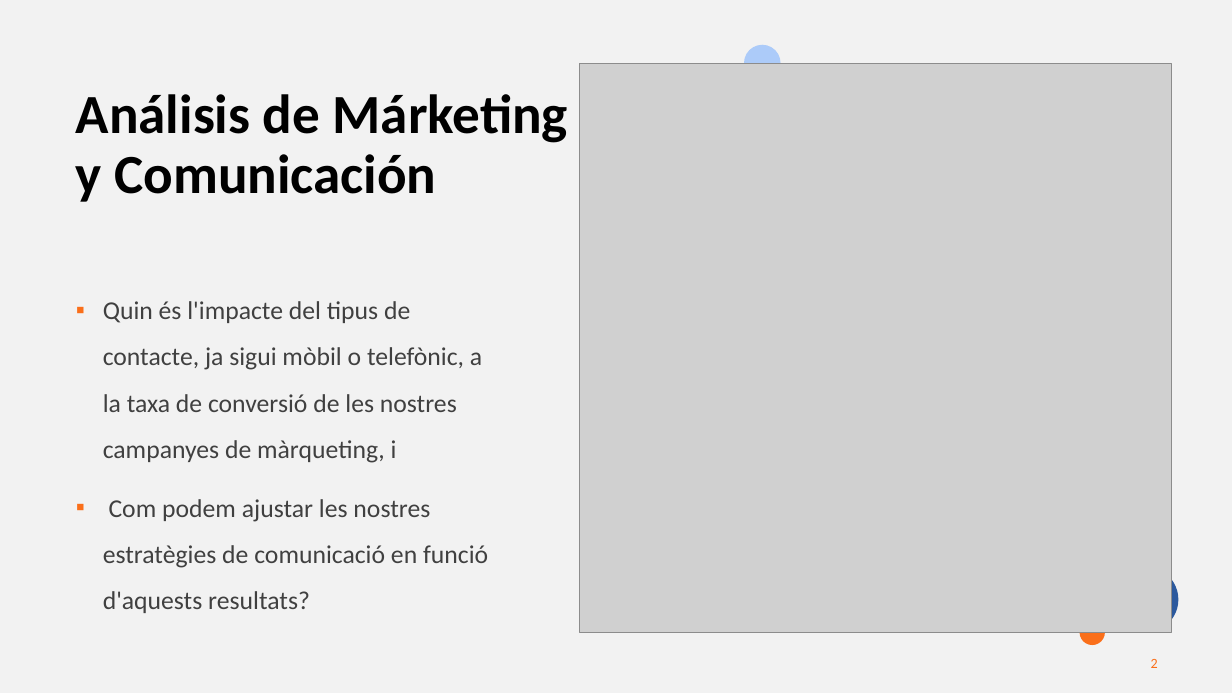
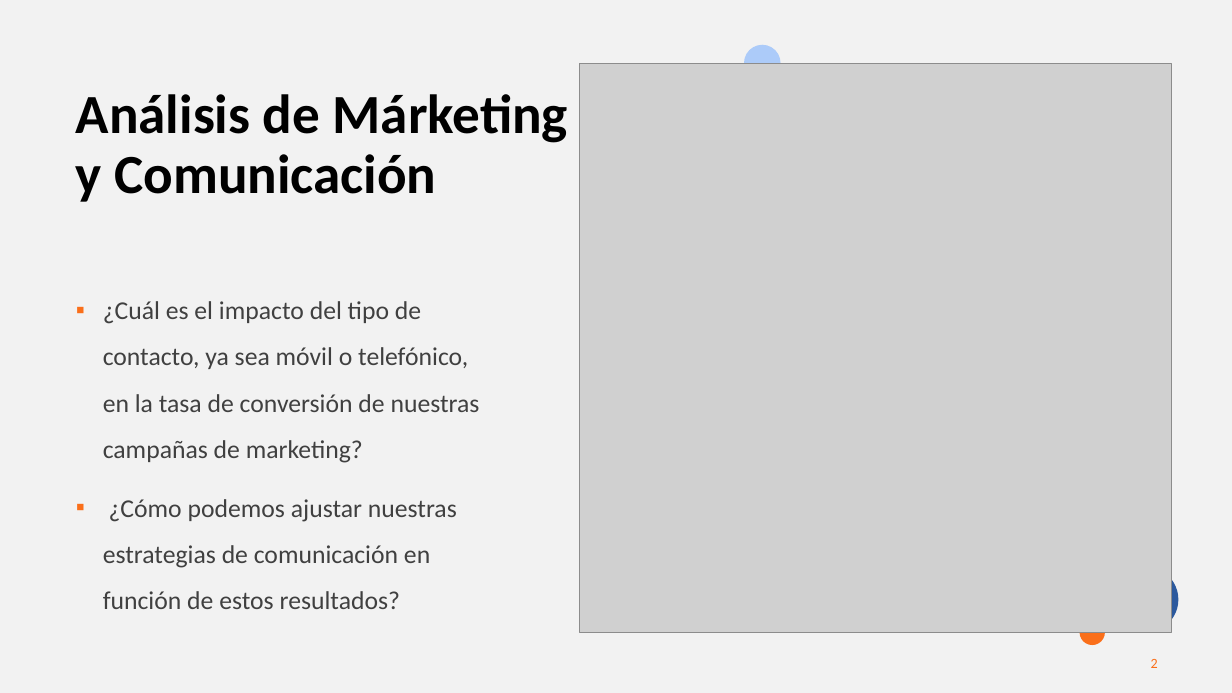
Before and after one commit to MarinaTorba/PersonalDataProrjects, a slide deck: slide 2 of Equip_B/results/Marketing/S2_Presentación_Marketing.pptx. Drawn at 1232x693 pixels with LibreOffice and Linux fonts; fonts in the diff are those of the drawing; grey boxes stand for pictures. Boxes give left, top, right and bottom in pixels: in the first picture for what was removed or moved away, otherwise in the second. Text is boxed around its words. In the diff, an @@ line names an element or a change of style, - is before the commit and + after.

Commit message:
Actualizacion s2 analisis de marketing powerpoint

```diff
--- a/Equip_B/results/Marketing/S2_Presentación_Marketing.pptx
+++ b/Equip_B/results/Marketing/S2_Presentación_Marketing.pptx
@@ text at (103,301,480,609): text changed @@
-▪ Quin és l'impacte del tipus de contacte, ja sigui mòbil o telefònic, a la taxa de conversió de les nostres campanyes de màrqueting, i
-▪ Com podem ajustar les nostres estratègies de comunicació en funció d'aquests resultats?
+▪ ¿Cuál es el impacto del tipo de contacto, ya sea móvil o telefónico, en la tasa de conversión de nuestras campañas de marketing?
+▪ ¿Cómo podemos ajustar nuestras estrategias de comunicación en función de estos resultados?
```
Also in this commit, not shown: 9 other slides changed, 2 slides added, 2 other files.
